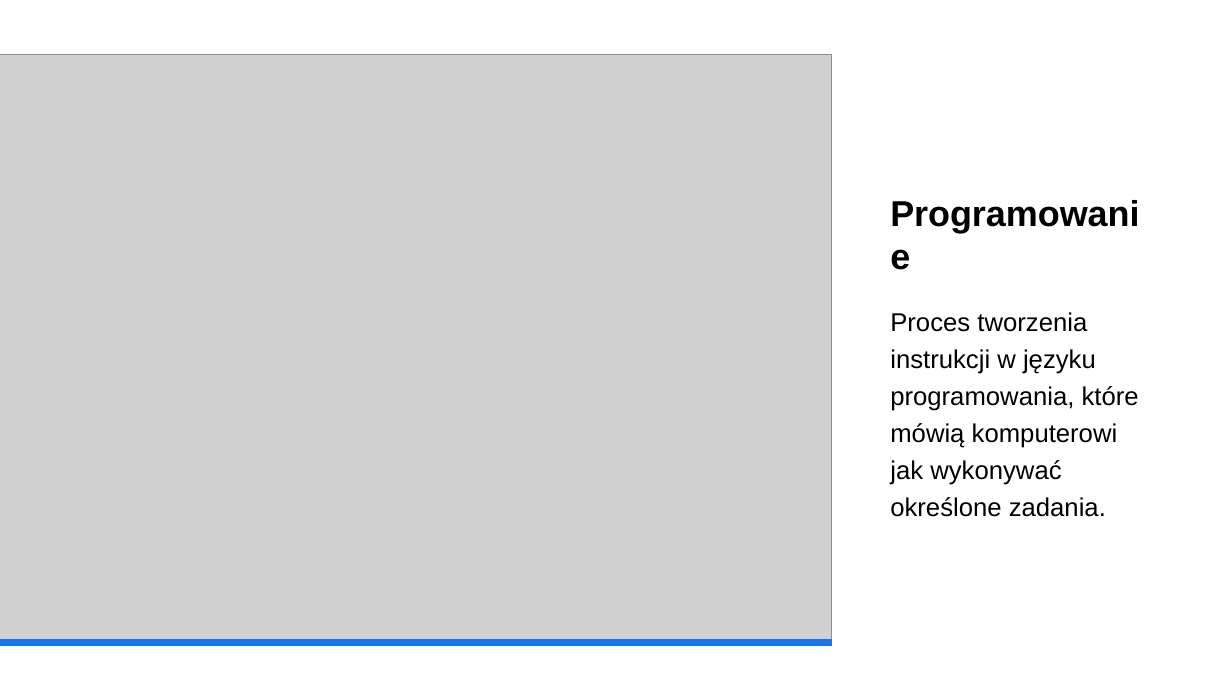
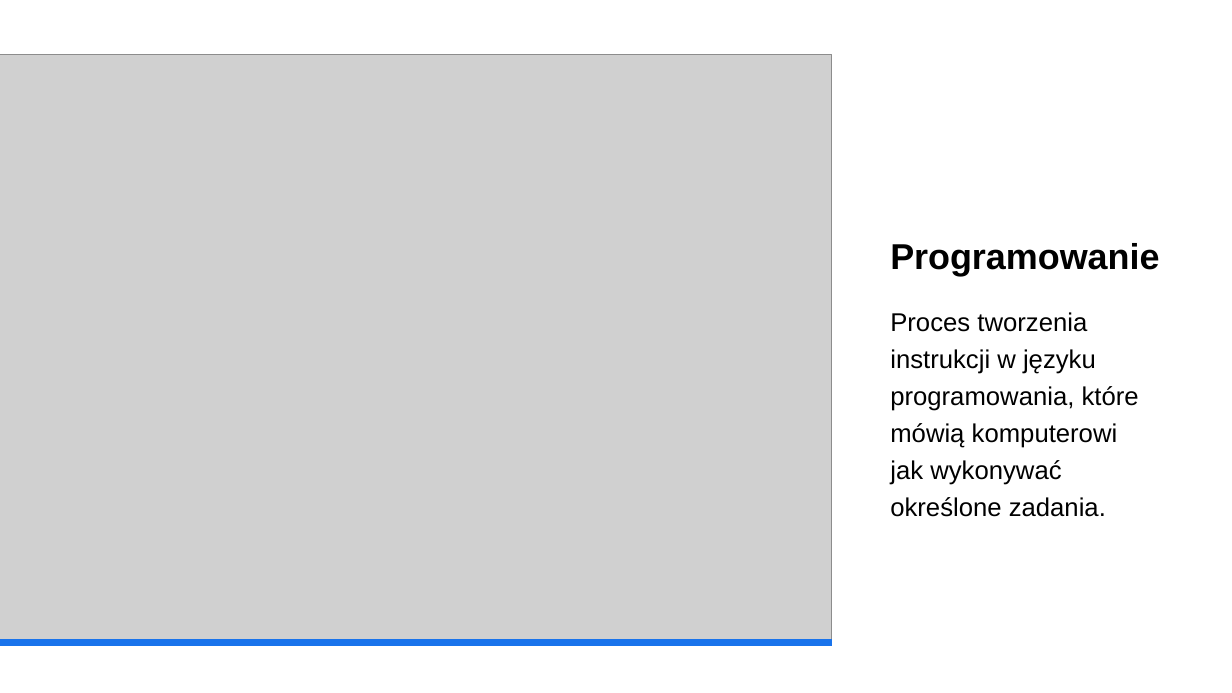
Before and after one commit to Estremo102/Aplikacje-Internetowe, a slide deck: slide 2 of Aplikacje internetowe.pptx. Drawn at 1232x693 pixels with LibreOffice and Linux fonts; fonts in the diff are those of the drawing; grey boxes stand for pictures. Boxes give left, top, right and bottom in pixels: in the first picture for what was removed or moved away, otherwise in the second. Text is boxed around its words. In the diff, an @@ line names an element or a change of style, - is before the commit and + after.

```diff
--- a/Aplikacje internetowe.pptx
+++ b/Aplikacje internetowe.pptx
@@ title "Programowanie" rewrapped from bbox=[882, 99, 1166, 282] to bbox=[890, 243, 1159, 276] @@
```
Also in this commit, not shown: 1 other slide changed.
